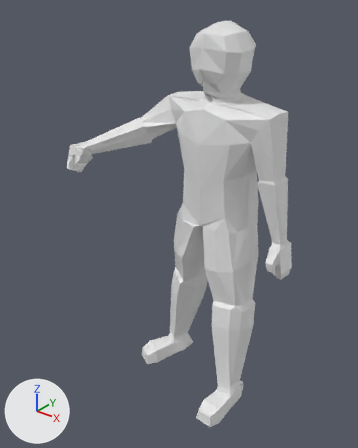
Two versions of the Blender file characters/player/Char/char.blend, one commit apart.
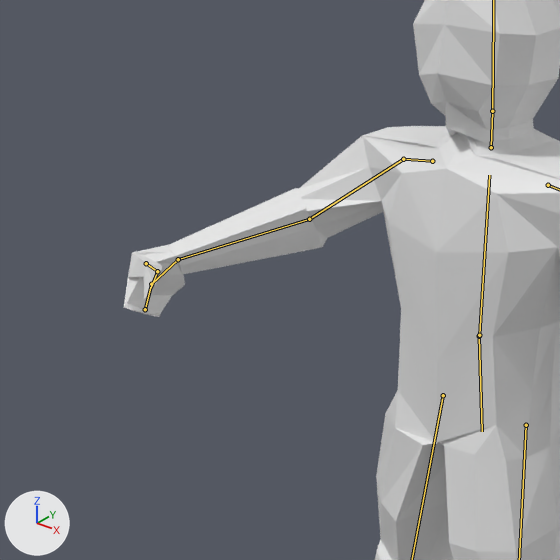
There are two pictures of each version: one whole from a 50 mm camera at (3.08, -4.59, 4.98) aimed at (-0.27, -0.41, 2.38), one close up on the part from 4% to 70% of the width and 8% to 62% of the height. Lighting does not change. The marker at lower left points along +X, +Y and +Z. Both versions are drawn at frame 20 of the action 'attack_down'; the numbers are the values there. The bones that bend it are drawn over the model as lines in the close-ups.

In view in the first close-up: 'Char'.
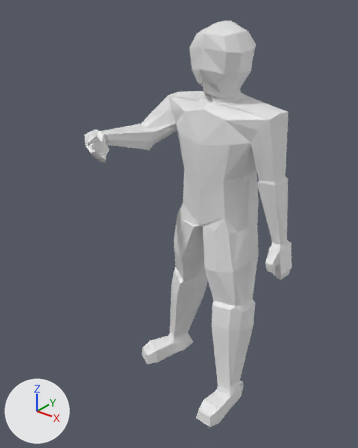
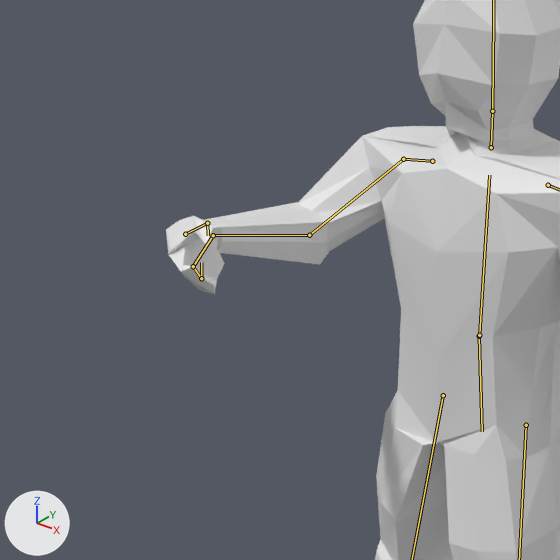
The change, as a diff of the scene's bpy script:
```diff
--- a/characters/player/Char/char.blend.py
+++ b/characters/player/Char/char.blend.py
@@ bone_arm_r @@
 bone_arm_r = bpy.data.objects['Armature'].pose.bones['arm.R']  # child of 'shoulder.R'
-bone_arm_r.rotation_quaternion = (0.793, -0.304, 0.344, 0.206)  # degrees (-36, 49, 12)
+bone_arm_r.rotation_quaternion = (0.725, -0.361, 0.201, 0.431)  # degrees (-33, 43, 48)
@@ bone_forearm_r @@
 bone_forearm_r = bpy.data.objects['Armature'].pose.bones['forearm.R']  # child of 'arm.R'
-bone_forearm_r.rotation_quaternion = (0.838, -0.143, 0.03, 0.248)  # degrees (-17, 9, 32)
+bone_forearm_r.rotation_quaternion = (0.782, -0.067, 0.062, 0.406)  # degrees (-4, 11, 54)
@@ bone_hand_r @@
 bone_hand_r = bpy.data.objects['Armature'].pose.bones['hand.R']  # child of 'forearm.R'
-bone_hand_r.rotation_quaternion = (0.951, 0.019, -0.078, -0.3)  # degrees (5, -8, -35)
+bone_hand_r.rotation_quaternion = (0.893, -0.081, 0.253, -0.364)  # degrees (-21, 23, -49)
```

Where the change shows, as pixel boxes [x1, y1, x2, y2] in the close-ups (560 x 560 px):
'Char', posed
    before: [124, 0, 560, 560]
    after: [166, 0, 560, 560]
bone 'arm.R', root to tip
    before: (403, 159) to (309, 219)
    after: (403, 159) to (309, 235)
bone 'forearm.R', root to tip
    before: (309, 219) to (178, 259)
    after: (309, 235) to (213, 235)
bone 'hand.R', root to tip
    before: (178, 259) to (151, 284)
    after: (213, 235) to (193, 266)
